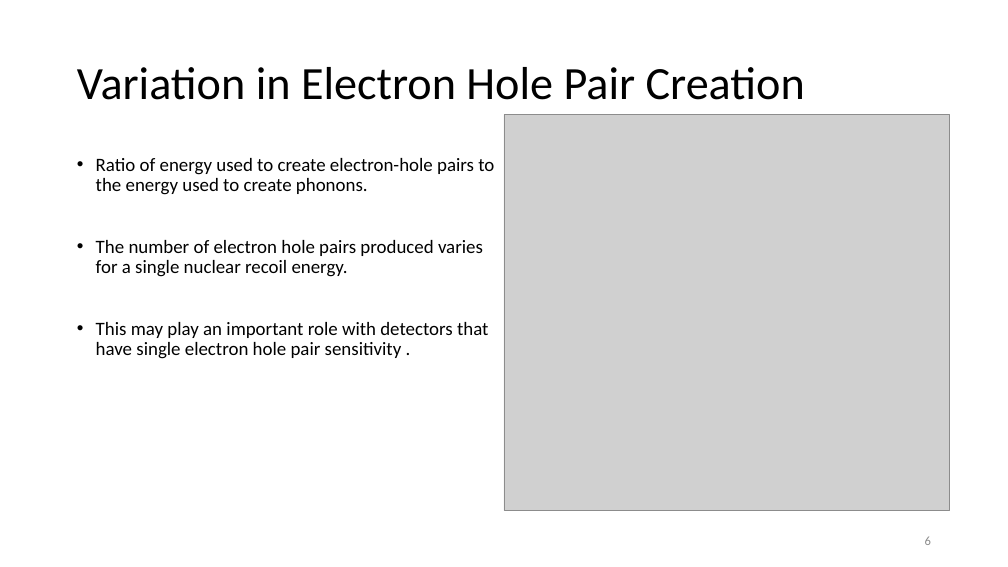
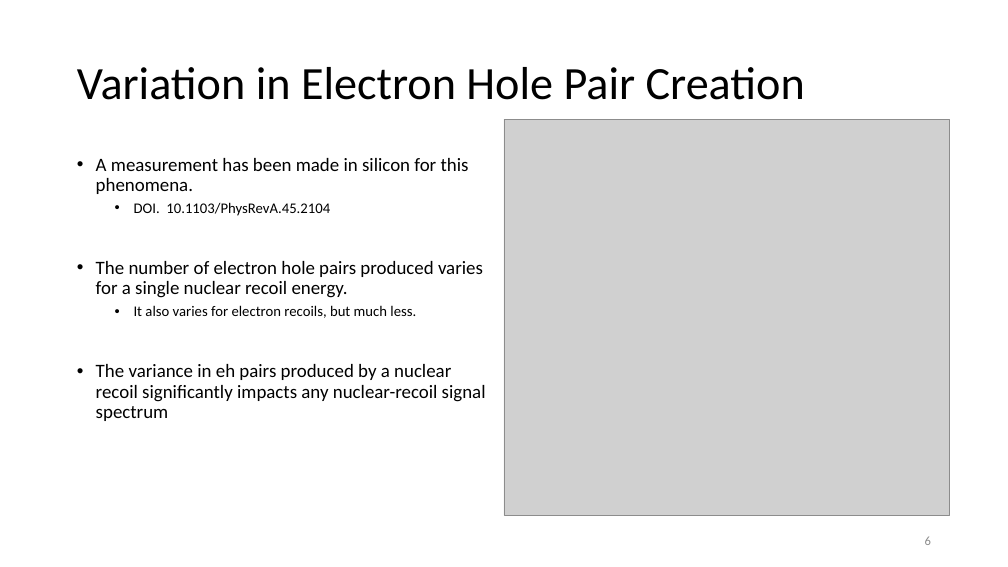
Before and after one commit to villaa/nrFano_Constraint, a slide deck: slide 6 of Mitch_Hawaii_talk. .pptx. Drawn at 1008x567 pixels with LibreOffice and Linux fonts; fonts in the diff are those of the drawing; grey boxes stand for pictures. Boxes give left, top, right and bottom in pixels: in the first picture for what was removed or moved away, otherwise in the second. Text is boxed around its words. In the diff, an @@ line names an element or a change of style, - is before the commit and + after.

```diff
--- a/Mitch_Hawaii_talk. .pptx
+++ b/Mitch_Hawaii_talk. .pptx
@@ picture: place and size @@
-picture at bbox=[504, 114, 951, 510]
+picture at bbox=[504, 119, 951, 516]
@@ text at bbox=[96, 158, 469, 216]: text changed @@
-• Ratio of energy used to create electron-hole pairs to the energy used to create phonons.
+• A measurement has been made in silicon for this phenomena.
+  • DOI. 10.1103/PhysRevA.45.2104
@@ text at bbox=[96, 305, 486, 421]: text changed @@
-• This may play an important role with detectors that have single electron hole pair sensitivity .
+  • It also varies for electron recoils, but much less.
+• The variance in eh pairs produced by a nuclear recoil significantly impacts any nuclear-recoil signal spectrum
```
Also in this commit, not shown: 8 other slides changed, 3 slides added, 4 slides removed, 22 other files.
